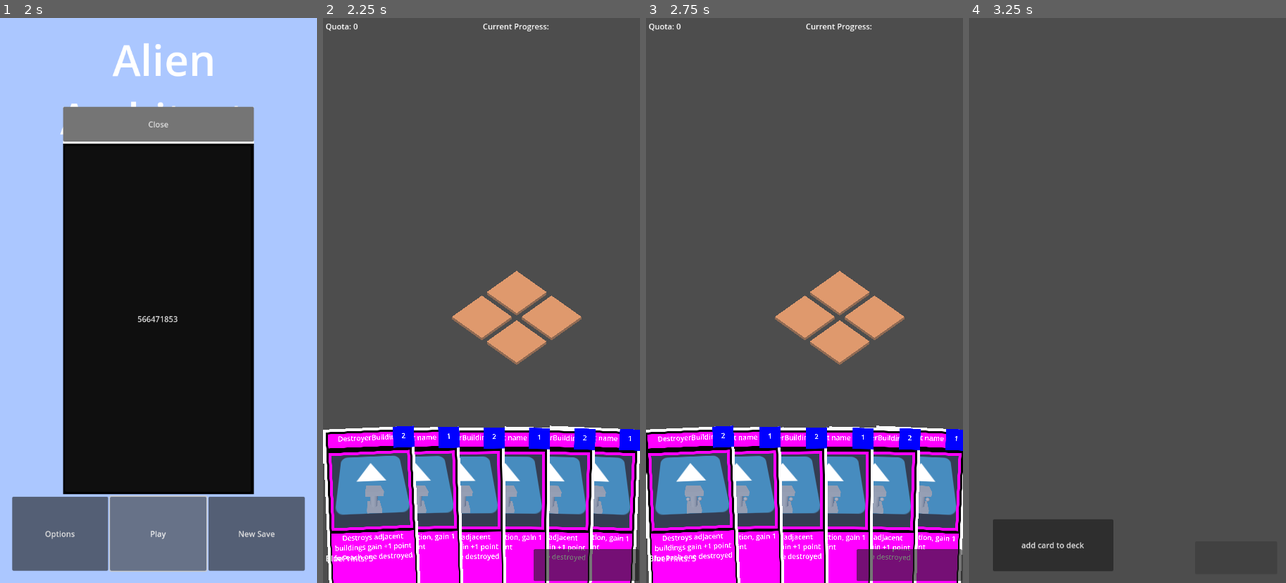
Above: before the commit, frames 1-4 (left to right).
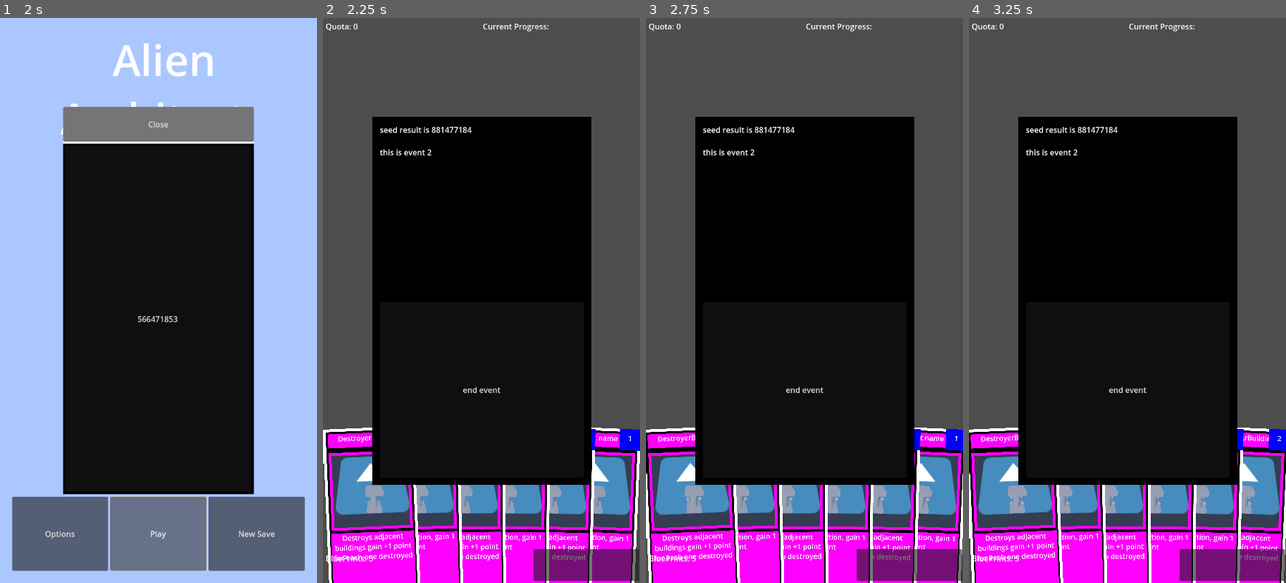
Above: after the commit, the same moments.

Repository: MannyFluss/AlienArchitect
Game: Godot game, scene res://Scenes/MainMenu/MainMenu.tscn
Two runs of this game, one before a commit and one after it. Both use one fixed random seed, a clock stepped at 60 frames per second and the inputs below. The engine's default icon, where the game draws it, is replaced by a stand-in: a white triangle on a blue panel in a dark square.
Inputs (mouse positions are in pixels of both pictures, inside the frame that each line leads up to):
- Up to frame 1 (2 s): click "New Save" at 0.5 s; click "Play" at 1.25 s
- Up to frame 2 (2.25 s): click "566471853" at 2 s
- Up to frame 3 (2.75 s): no input
- Up to frame 4 (3.25 s): click (1232, 566) at 2.75 s

Frame 1 is identical in both runs. In frame 2, 44% of the frame differs, in the area x 15-85%, y 17-83%; in frame 3, 44%; in frame 4, 65%, in the area x 0-100%, y 1-100%.

Commit message:
added in event system to do events

Diff:
--- /dev/null
+++ b/Prefabs/BaseEvent/Event.gd
@@ -0,0 +1,42 @@
+extends CanvasLayer
+class_name Event
+
+var myScene : GamePlayScene
+
+func registerScene(_myScene : GamePlayScene)->void:
+	myScene = _myScene
+	if myScene == null:
+		push_error("something has went very wrong event has no corresponding scene")
+
+
+#not working idk just doing it manually rn
+func _enter_tree() -> void:
+	if myScene == null:
+		#automatically search for building
+		var currNode : Node = get_parent()
+		while currNode != get_tree().current_scene:
+			if myScene is GamePlayScene:
+				registerScene(myScene)
+				return
+			currNode = currNode.get_parent()
+		push_error("myScene was not registered")
+		queue_free()
+
+func endEvent()->void:
+	queue_free()
+
+static func getRandomEvent(_myScene : GamePlayScene)->Event:
+	const basePath = "res://Prefabs/Events/"
+	var dir : DirAccess = DirAccess.open(basePath)
+	if dir:
+		var choice : int = randi_range(0,dir.get_directories().size()-1)
+		var chosenDirectory:String = dir.get_directories()[choice]
+		var absolutePath : String = basePath+chosenDirectory+"/"+chosenDirectory+".tscn"
+		if FileAccess.file_exists(absolutePath):
+			var toReturn : Event = load(absolutePath).instantiate() as Event
+			return toReturn
+		push_error(absolutePath + " does not exist")
+		#push_error("res://Prefabs/Events/DebugEvent/DebugEvent.tscn")
+		return null
+	else:
+		return null
--- /dev/null
+++ b/Prefabs/BaseEvent/Event.tscn
@@ -0,0 +1,37 @@
+[gd_scene load_steps=2 format=3 uid="uid://dbql2vqd8t4us"]
+
+[ext_resource type="Script" path="res://Prefabs/BaseEvent/Event.gd" id="1_efl1v"]
+
+[node name="Event" type="CanvasLayer"]
+script = ExtResource("1_efl1v")
+
+[node name="MarginContainer" type="MarginContainer" parent="."]
+anchors_preset = 15
+anchor_right = 1.0
+anchor_bottom = 1.0
+grow_horizontal = 2
+grow_vertical = 2
+theme_override_constants/margin_left = 100
+theme_override_constants/margin_top = 200
+theme_override_constants/margin_right = 100
+theme_override_constants/margin_bottom = 200
+
+[node name="ColorRect" type="ColorRect" parent="MarginContainer"]
+layout_mode = 2
+color = Color(0, 0, 0, 1)
+
+[node name="MarginContainer" type="MarginContainer" parent="MarginContainer"]
+layout_mode = 2
+theme_override_constants/margin_left = 15
+theme_override_constants/margin_top = 15
+theme_override_constants/margin_right = 15
+theme_override_constants/margin_bottom = 15
+
+[node name="VBoxContainer" type="VBoxContainer" parent="MarginContainer/MarginContainer"]
+layout_mode = 2
+
+[node name="EventText" type="RichTextLabel" parent="MarginContainer/MarginContainer/VBoxContainer"]
+unique_name_in_owner = true
+layout_mode = 2
+size_flags_vertical = 3
+text = "sample text"
--- /dev/null
+++ b/Prefabs/Events/DebugEvent/DebugEvent.gd
@@ -0,0 +1,14 @@
+extends Event
+
+
+
+func _ready() -> void:
+	%EventText.text = "seed result is " + str(rand_from_seed(myScene.myCurrentSave.randomSeed)[0]) + "
+		\n" + "this is event 1"
+
+
+
+#this is where event functionality would be added
+func _on_confirm_event_pressed() -> void:
+	endEvent()
+	pass # Replace with function body.
--- /dev/null
+++ b/Prefabs/Events/DebugEvent/DebugEvent.tscn
@@ -0,0 +1,14 @@
+[gd_scene load_steps=3 format=3 uid="uid://31wnbs6c3dre"]
+
+[ext_resource type="PackedScene" uid="uid://dbql2vqd8t4us" path="res://Prefabs/BaseEvent/Event.tscn" id="1_syxoj"]
+[ext_resource type="Script" path="res://Prefabs/Events/DebugEvent/DebugEvent.gd" id="2_hmm85"]
+
+[node name="Event1" instance=ExtResource("1_syxoj")]
+script = ExtResource("2_hmm85")
+
+[node name="ConfirmEvent" type="Button" parent="MarginContainer/MarginContainer/VBoxContainer" index="1"]
+layout_mode = 2
+size_flags_vertical = 3
+text = "end event"
+
+[connection signal="pressed" from="MarginContainer/MarginContainer/VBoxContainer/ConfirmEvent" to="." method="_on_confirm_event_pressed"]
--- /dev/null
+++ b/Prefabs/Events/DebugEvent2/DebugEvent2.gd
@@ -0,0 +1,14 @@
+extends Event
+
+
+
+func _ready() -> void:
+	%EventText.text = "seed result is " + str(myScene.myCurrentSave.getRandomSeedPlusRound()) + "
+		\n" + "this is event 2"
+
+
+
+#this is where event functionality would be added
+func _on_confirm_event_pressed() -> void:
+	endEvent()
+	pass # Replace with function body.
--- /dev/null
+++ b/Prefabs/Events/DebugEvent2/DebugEvent2.tscn
@@ -0,0 +1,14 @@
+[gd_scene load_steps=3 format=3 uid="uid://cxwo2ayyslpi8"]
+
+[ext_resource type="PackedScene" uid="uid://dbql2vqd8t4us" path="res://Prefabs/BaseEvent/Event.tscn" id="1_d2hlo"]
+[ext_resource type="Script" path="res://Prefabs/Events/DebugEvent2/DebugEvent2.gd" id="2_1w2i3"]
+
+[node name="Event2" instance=ExtResource("1_d2hlo")]
+script = ExtResource("2_1w2i3")
+
+[node name="ConfirmEvent" type="Button" parent="MarginContainer/MarginContainer/VBoxContainer" index="1"]
+layout_mode = 2
+size_flags_vertical = 3
+text = "end event"
+
+[connection signal="pressed" from="MarginContainer/MarginContainer/VBoxContainer/ConfirmEvent" to="." method="_on_confirm_event_pressed"]
--- a/Scenes/GamePlayScene/main.gd
+++ b/Scenes/GamePlayScene/main.gd
@@ -9,10 +9,24 @@
 var myGameState : GameState
 
 func _on_button_pressed() -> void:
-	goToNextScene("res://Scenes/ShopScene/ShopScene.tscn")
+	endRound()
+
+
 
 func _ready() -> void:
+	#setup goes here, event and such things
+
 	myDeck.drawCards(myGameState.myGameStateResource.startingDrawCardCount)
+
+	setupEvent()
+
+
+func setupEvent()->void:
+	var newEvent : Event = Event.getRandomEvent(self)
+	newEvent.registerScene(self)
+	add_child(newEvent)
+	await newEvent.tree_exited
+	print("event over")
 
 func _enter_tree() -> void:
 	super._enter_tree()
@@ -25,3 +39,7 @@
 		myGameState.myGameStateResource = myCurrentSave.myGameStateResource.duplicate(true)
 	else:
 		push_error("save resource has no gamestate resource")
+
+func endRound()->void:
+	myCurrentSave.myGameStateResource.roundCount += 1
+	goToNextScene("res://Scenes/ShopScene/ShopScene.tscn")
--- a/Scenes/GamePlayScene/main.tscn
+++ b/Scenes/GamePlayScene/main.tscn
@@ -12,6 +12,7 @@
 script = ExtResource("5_vegi4")
 BluePrintCount = 5
 startingDrawCardCount = 3
+roundCount = 1
 
 [node name="Main" type="Node3D" node_paths=PackedStringArray("myDeck", "myBoard", "myGameState")]
 script = ExtResource("1_qlp48")
--- a/Scenes/StarterScenes/SaveScene.gd
+++ b/Scenes/StarterScenes/SaveScene.gd
@@ -12,7 +12,6 @@
 
 
 func createSaveData()->void:
-
 
 	myDeck.addCardToDeck(myDeck.generateCard(myDeck.debugBuilding))
 	myDeck.addCardToDeck(myDeck.generateCard(myDeck.destroyBuilding))
--- a/Scenes/StarterScenes/SaveScene.tscn
+++ b/Scenes/StarterScenes/SaveScene.tscn
@@ -9,6 +9,7 @@
 script = ExtResource("4_76pf6")
 BluePrintCount = 5
 startingDrawCardCount = 7
+roundCount = 1
 
 [node name="SaveScene" instance=ExtResource("1_qxpfq")]
 script = ExtResource("2_qj2fg")
--- a/Scripts/GamePlayScene.gd
+++ b/Scripts/GamePlayScene.gd
@@ -15,16 +15,15 @@
 		push_error("save key"+ SaveSystem.currentKey +"failed to load.")
 	setSaveData(currentSave)
 
-	#myCurrentSave.printCards()
-	# print("my modules in new scene")
-	# print(myCurrentSave.myBoardModules)
 
 
 
+func writeChanges()->void:
+	SaveSystem.writeSave(myCurrentSave,SaveSystem.currentKey)
 
 #target scene, save beforeHand
 func goToNextScene(filePath : StringName)->void:
-	# print("my modulues")
-	# print(myCurrentSave.myBoardModules)
-	SaveSystem.writeSave(myCurrentSave,SaveSystem.currentKey)
+
+	#change this later
+	writeChanges()
 	get_tree().change_scene_to_file(filePath)
--- a/Scripts/GameState/GameStateResource.gd
+++ b/Scripts/GameState/GameStateResource.gd
@@ -7,3 +7,6 @@
 
 @export
 var startingDrawCardCount : int = 3
+
+@export
+var roundCount : int = 1
--- a/Scripts/GeneralSaveResource.gd
+++ b/Scripts/GeneralSaveResource.gd
@@ -24,6 +24,9 @@
 func registerGameStateResource(_res : GameStateResource)->void:
 	myGameStateResource = _res.duplicate(true)
 
+func getRandomSeedPlusRound()->int:
+	return int(rand_from_seed(randomSeed)[0] + myGameStateResource.roundCount)
+
 
 func printCards()->void:
 	for card : CardSaveResource in myCards:
